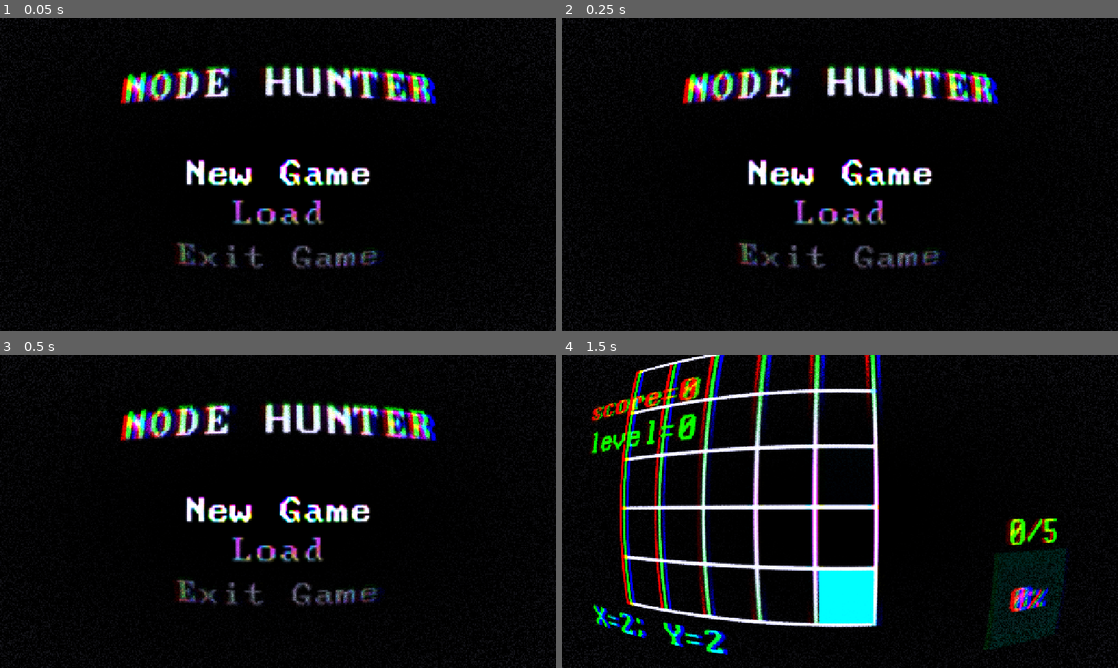
Above: before the commit, frames 1-4 (two rows, left to right).
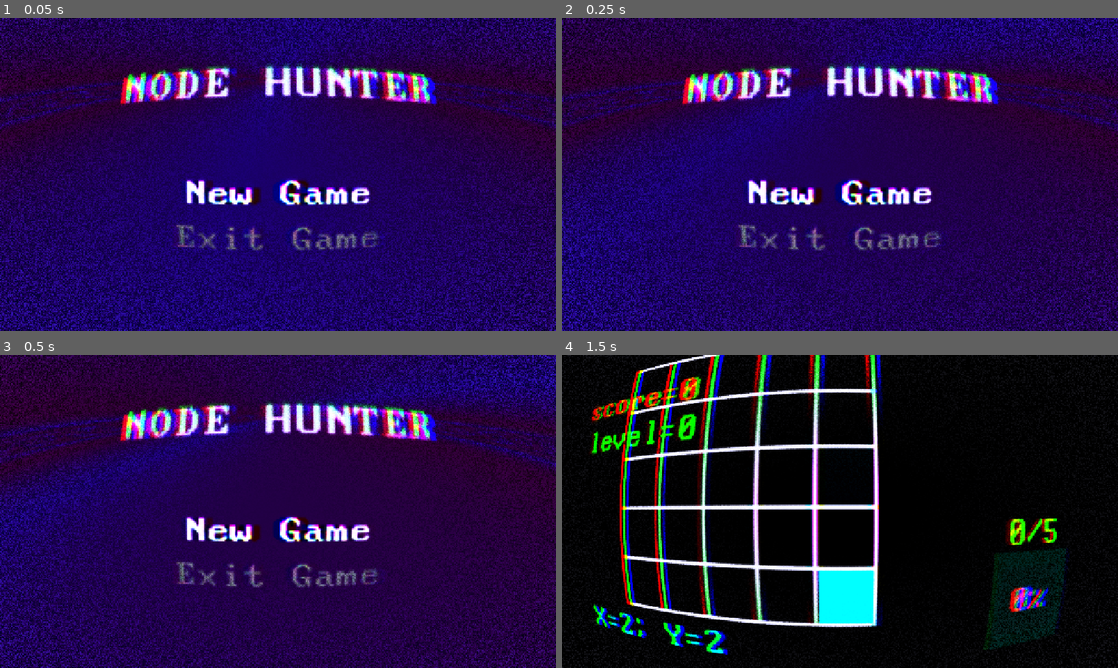
Above: after the commit, the same moments.

Repository: maseyonok421/maseyonok-sTestGameAboutPointThatCanMoveIn4DirectionsOnGrid
Game: Godot game, scene res://scenes/mainMenu.tscn
Same seed, same stepped clock (60 frames per second), same inputs: the game is played once before the commit and once after it.
Inputs:
- Up to frame 1 (0.05 s): no input
- Up to frame 2 (0.25 s): no input
- Up to frame 3 (0.5 s): no input
- Up to frame 4 (1.5 s): tap Enter (ui_accept) at 0.5, 0.6, 0.77, 1.07, 1.35 s; hold Right (ui_right) 0.53-1.28 s; hold Down (ui_down) from 1.28 s (still down)

The runs differ from the first frame. In frame 1, 99% of the frame differs, in the area x 0-100%, y 0-100%; in frame 2, 99%; in frame 3, 99%; in frame 4, nothing differs.

Commit message:
[+] BG in Main Menu

Diff:
--- a/scenes/mainMenu.tscn
+++ b/scenes/mainMenu.tscn
@@ -1,8 +1,17 @@
-[gd_scene load_steps=8 format=3 uid="uid://cp0c1gbu862wf"]
+[gd_scene load_steps=10 format=3 uid="uid://cp0c1gbu862wf"]
 
 [ext_resource type="Script" uid="uid://ctiw5e5wjg7rh" path="res://scripts/main_menu.gd" id="1_48ign"]
 [ext_resource type="Shader" uid="uid://d1bql1rmvfe7x" path="res://shaders/multishader.gdshader" id="1_qkhwq"]
 [ext_resource type="FontFile" uid="uid://6cf8elgrtmi6" path="res://fonts/WebPlus IBM MDA/web_ibm_mda.ttf" id="2_3d1i7"]
+[ext_resource type="Shader" uid="uid://bivhswrdu0bg0" path="res://shaders/bgShader.gdshader" id="2_l7wge"]
+
+[sub_resource type="ShaderMaterial" id="ShaderMaterial_7nrmo"]
+shader = ExtResource("2_l7wge")
+shader_parameter/alph = 0.37
+shader_parameter/spd = 1.0
+shader_parameter/amnt = 0.25
+shader_parameter/col1 = Color(0.53479755, 0.22414282, 1, 1)
+shader_parameter/col2 = Color(0.66226745, 0.00017750621, 0.6120817, 1)
 
 [sub_resource type="ShaderMaterial" id="ShaderMaterial_3d1i7"]
 shader = ExtResource("1_qkhwq")
@@ -58,6 +67,13 @@
 grow_vertical = 2
 color = Color(0, 0, 0, 1)
 
+[node name="bgTry" type="ColorRect" parent="."]
+material = SubResource("ShaderMaterial_7nrmo")
+offset_left = -643.0
+offset_top = -363.0
+offset_right = 642.0
+offset_bottom = 361.0
+
 [node name="gameName" type="Label" parent="."]
 anchors_preset = 13
 anchor_left = 0.5
@@ -81,33 +97,15 @@
 anchor_right = 0.5
 anchor_bottom = 0.5
 offset_left = -360.0
-offset_top = -24.5
+offset_top = -0.5
 offset_right = 360.0
-offset_bottom = 56.5
+offset_bottom = 80.5
 grow_horizontal = 2
 grow_vertical = 2
 theme_override_colors/font_color = Color(1, 1, 1, 1)
 theme_override_fonts/font = ExtResource("2_3d1i7")
 theme_override_font_sizes/font_size = 45
 text = "New Game"
-horizontal_alignment = 1
-
-[node name="load" type="Label" parent="."]
-anchors_preset = 8
-anchor_left = 0.5
-anchor_top = 0.5
-anchor_right = 0.5
-anchor_bottom = 0.5
-offset_left = -360.0
-offset_top = 23.5
-offset_right = 360.0
-offset_bottom = 104.5
-grow_horizontal = 2
-grow_vertical = 2
-theme_override_colors/font_color = Color(1, 1, 1, 1)
-theme_override_fonts/font = ExtResource("2_3d1i7")
-theme_override_font_sizes/font_size = 45
-text = "Load"
 horizontal_alignment = 1
 
 [node name="exit" type="Label" parent="."]
@@ -117,9 +115,9 @@
 anchor_right = 0.5
 anchor_bottom = 0.5
 offset_left = -360.0
-offset_top = 79.5
+offset_top = 55.5
 offset_right = 360.0
-offset_bottom = 160.5
+offset_bottom = 136.5
 grow_horizontal = 2
 grow_vertical = 2
 theme_override_colors/font_color = Color(1, 1, 1, 1)
--- a/scripts/main_menu.gd
+++ b/scripts/main_menu.gd
@@ -7,7 +7,7 @@
 #@export var musScene  = load("res://scenes/mus_manager.tscn").instantiate()
 
 func _ready() -> void:
-	labels = [$newGame, $load, $exit]
+	labels = [$newGame, $exit]
 	#get_tree().get_root().add_child(musScene)
 	print("Main Menu Inicizlization OK")
 
@@ -31,11 +31,9 @@
 		if curLbl < 0: curLbl = 0
 	if Input.is_action_just_pressed("ui_down"):
 		curLbl += 1
-		if curLbl > 2: curLbl = 2
+		if curLbl > 1: curLbl = 1
 	if Input.is_action_just_pressed("ui_accept"):
 		if   curLbl == 0:
-			changeSceneTo(gameScene)
-		elif curLbl == 1:
 			changeSceneTo(gameScene)
 		else:
 			get_tree().quit()
--- /dev/null
+++ b/shaders/bgShader.gdshader
@@ -0,0 +1,17 @@
+shader_type canvas_item;
+
+uniform float alph = 0.87;
+uniform float spd  = 1;
+uniform float amnt = 13;
+uniform vec3  col1 : source_color = vec3(0, 0, 0);
+uniform vec3  col2 : source_color = vec3(1, 1, 1);
+
+void fragment() {
+
+	vec2 uv = UV - vec2(0.5, 0.34);
+
+	float koef = abs( sin( (uv.x/uv.y) * amnt + TIME * spd ) );
+	vec3 color = mix(col1, col2, koef);
+	COLOR = vec4(color, alph);
+
+}
--- /dev/null
+++ b/shaders/steeledAbstractBG.gdshader
@@ -0,0 +1,70 @@
+shader_type canvas_item; // Используем для 2D объектов
+
+// Параметры для настройки прямо в редакторе
+uniform float scale = 5.0;       // Масштаб узоров (частота)
+uniform float speed = 0.2;       // Скорость анимации
+uniform float brightness = 1.0;  // Общая яркость
+uniform vec3 color_a : source_color = vec3(0.1, 0.0, 0.3); // Темный сине-фиолетовый
+uniform vec3 color_b : source_color = vec3(0.9, 0.2, 0.5); // Яркий розово-малиновый
+
+// Быстрая псевдослучайная функция для создания "зернистости"
+float rand(vec2 coord) {
+    return fract(sin(dot(coord, vec2(12.9898, 78.233))) * 43758.5453);
+}
+
+// Простая реализация шума для создания плавных переходов
+float noise(vec2 coord) {
+    vec2 i = floor(coord);
+    vec2 f = fract(coord);
+
+    // Билинейная интерполяция между 4 углами сетки
+    float a = rand(i);
+    float b = rand(i + vec2(1.0, 0.0));
+    float c = rand(i + vec2(0.0, 1.0));
+    float d = rand(i + vec2(1.0, 1.0));
+
+    // Сглаживание интерполяции
+    vec2 u = f * f * (3.0 - 2.0 * f);
+
+    return mix(a, b, u.x) + (c - a) * u.y * (1.0 - u.x) + (d - b) * u.x * u.y;
+}
+
+// Фрактальный шум (FBM - Fractional Brownian Motion)
+float fbm(vec2 coord) {
+    float value = 0.0;
+    float amplitude = 0.5;
+
+    for (int i = 0; i < 4; i++) {
+        value += amplitude * noise(coord);
+        coord *= 2.0;       // Увеличиваем частоту (детализацию)
+        amplitude *= 0.5;   // Уменьшаем амплитуду (вклад деталей)
+    }
+
+    return value;
+}
+
+void fragment() {
+    // Нормализуем координаты и добавляем анимацию
+    vec2 uv = UV * scale;
+    uv += TIME * speed;
+
+    // Генерируем основную текстуру
+    float fbm1 = fbm(uv);
+
+    // Генерируем второй слой для большей сложности
+    float fbm2 = fbm(uv * 1.5 + vec2(10.0));
+
+    // Комбинируем слои
+    float pattern = fbm1 * 0.7 + fbm2 * 0.3;
+
+    // Добавляем яркие точки (звездный эффект)
+    float stars = pow(rand(UV * 100.0), 50.0) * 2.0;
+
+    // Смешиваем цвета на основе паттерна
+    vec3 color = mix(color_a, color_b, pattern);
+
+    // Добавляем звезды и применяем яркость
+    color += stars * brightness;
+
+    COLOR = vec4(color, 1.0);
+}
--- /dev/null
+++ b/shaders/steeledShaderBG1.gdshader
@@ -0,0 +1,21 @@
+shader_type canvas_item;
+
+// Параметры для настройки в редакторе
+uniform float speed = 0.5;
+uniform vec3 color1 : source_color = vec3(0.3, 0.1, 0.6); // Фиолетовый
+uniform vec3 color2 : source_color = vec3(0.1, 0.4, 0.8); // Синий
+
+void fragment() {
+    // 1. Берём координаты текстуры
+    vec2 uv = UV;
+
+    // 2. Делаем простую волну с помощью sin() и времени
+    //    Двигаемся по диагонали (uv.x + uv.y)
+    float wave = sin((uv.x + uv.y) * 10.0 + TIME * speed) * 0.5 + 0.5;
+
+    // 3. Смешиваем два цвета по волне
+    vec3 color = mix(color1, color2, wave);
+
+    // 4. Выводим цвет
+    COLOR = vec4(color, 1.0);
+}
Not shown, added: shaders/bgShader.gdshader.uid
Not shown, added: shaders/steeledAbstractBG.gdshader.uid
Not shown, added: shaders/steeledShaderBG1.gdshader.uid
